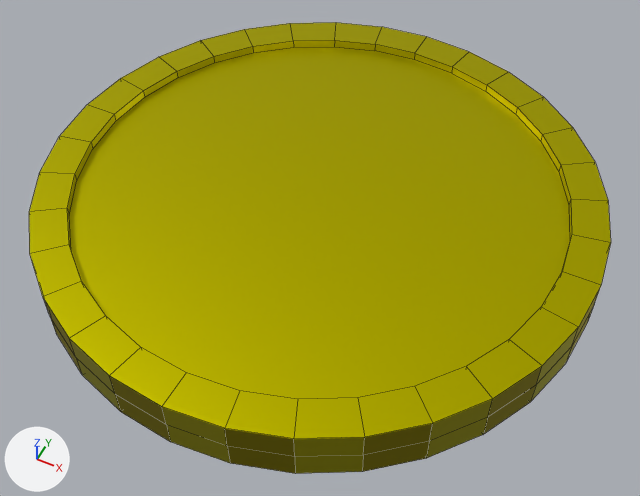
Renders of the Blender file Assets/Models/Coin.blend from each side of a commit.
Before and after are seen from a camera (50 mm lens) standing at (1.003, -2.003, 2.28) and looking at (0.051, -0.099, -0.1). The axes (+X, +Y, +Z) are drawn at lower left. The lights are the same throughout. Mesh edges are drawn as thin lines.

The scene before the commit, as lines of its bpy script (objects in view):
```python
me_cylinder = bpy.data.meshes.new('Cylinder')
me_cylinder.from_pydata(...)  # 128 vertices, 97 faces; spans x -1.0..1.0, y -1.0..1.0, z 0.0..0.1
# faces by material slot: [81, 16]
me_cylinder.materials.append(mat_main)  # yellow #d0c900
me_cylinder.materials.append(mat_off)  # yellow #a99c00
ob_cylinder = bpy.data.objects.new('Cylinder', me_cylinder)
ob_cylinder.location = (0.0, 0.0, 0.0)
_m = ob_cylinder.modifiers.new('Mirror', 'MIRROR')
_m.use_axis = (False, False, True)
_m.use_clip = True
```
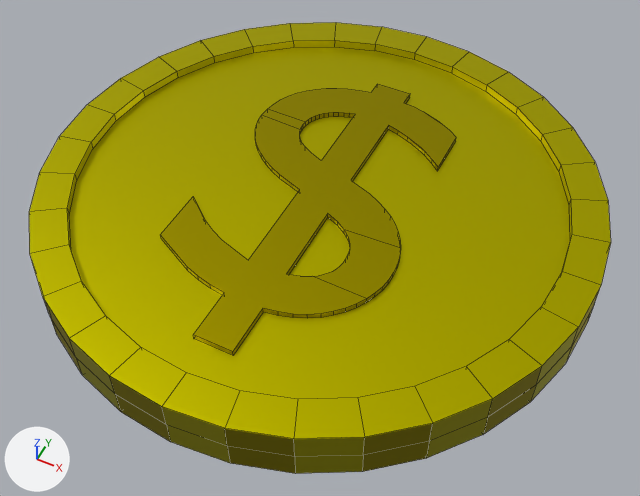
Patch to the scene script:
```diff
--- a/Assets/Models/Coin.blend.py
+++ b/Assets/Models/Coin.blend.py
@@ me_cylinder @@
 # used by ob_cylinder; location = (0.0, 0.0, 0.0)
-me_cylinder.from_pydata(...)  # 128 vertices, 97 faces; spans x -1.0..1.0, y -1.0..1.0, z 0.0..0.1
+me_cylinder.from_pydata(...)  # 501 vertices, 219 faces; spans x -1.0..1.0, y -1.0..1.0, z 0.0..0.1
+# me_cylinder part 1: a new loose piece of 164 vertices spanning x -0.38..0.39, y -0.74..0.64, z 0.06..0.08, in mat_off (yellow #a99c00)
+# me_cylinder part 2: a new loose piece of 119 vertices spanning x -0.38..0.39, y -0.74..0.64, z 0.08, in mat_off (yellow #a99c00)
+# me_cylinder part 3: a new loose piece of 46 vertices spanning x -0.21..-0.06, y 0.14..0.43, z 0.06..0.08, in mat_off (yellow #a99c00)
+# me_cylinder part 4: a new loose piece of 44 vertices spanning x 0.08..0.22, y -0.4..-0.09, z 0.06..0.08, in mat_off (yellow #a99c00)
+# me_cylinder part 5: the surface is now shaded smooth
 me_cylinder.materials.append(mat_main)
```

Boxes (x1, y1, x2, y2) around the edits, measured in the pictures (640 x 496 px):
part 1 of me_cylinder, added (yellow): after (161, 95, 456, 355)
part 2 of me_cylinder, added (yellow): after (161, 84, 456, 352)
part 3 of me_cylinder, added: after (300, 112, 355, 133)
part 4 of me_cylinder, added: after (287, 214, 350, 274)
